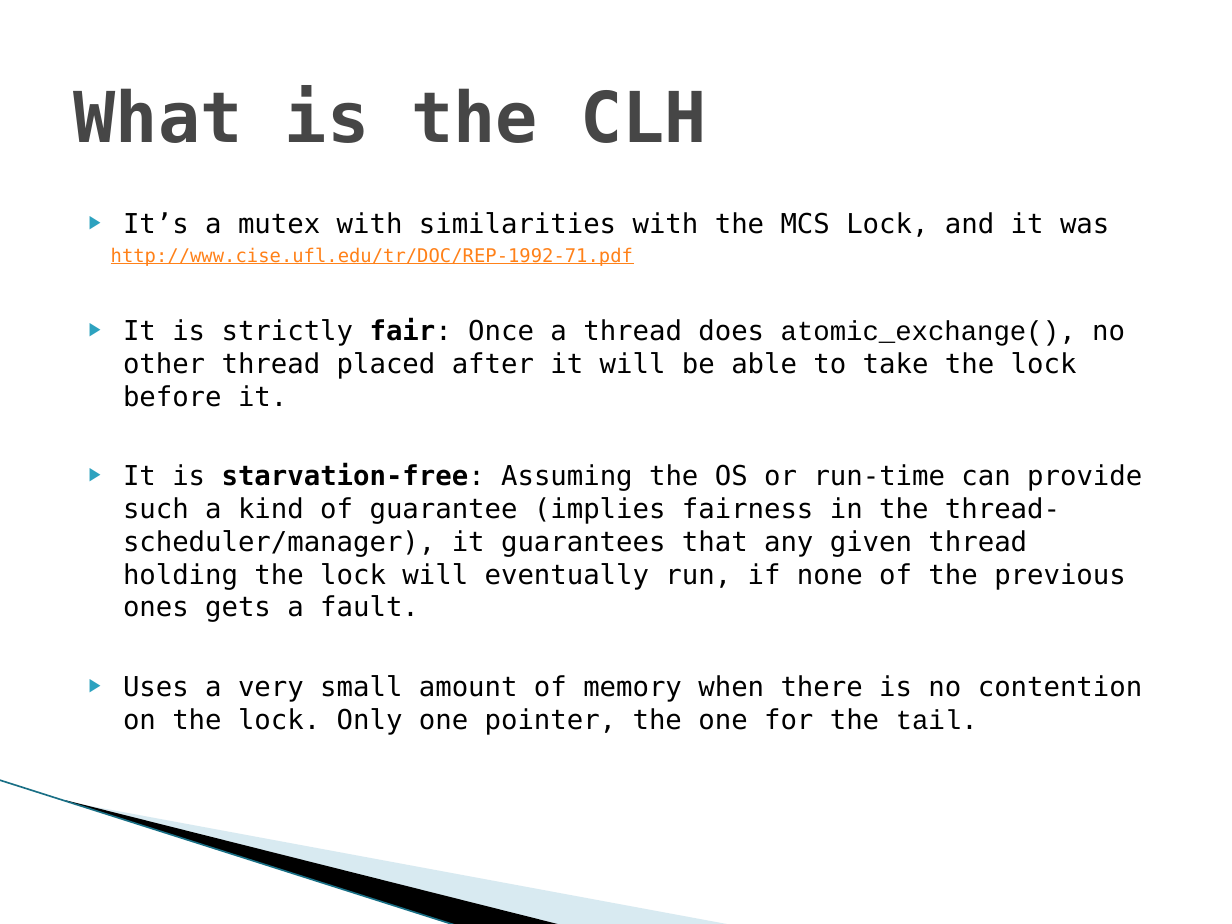
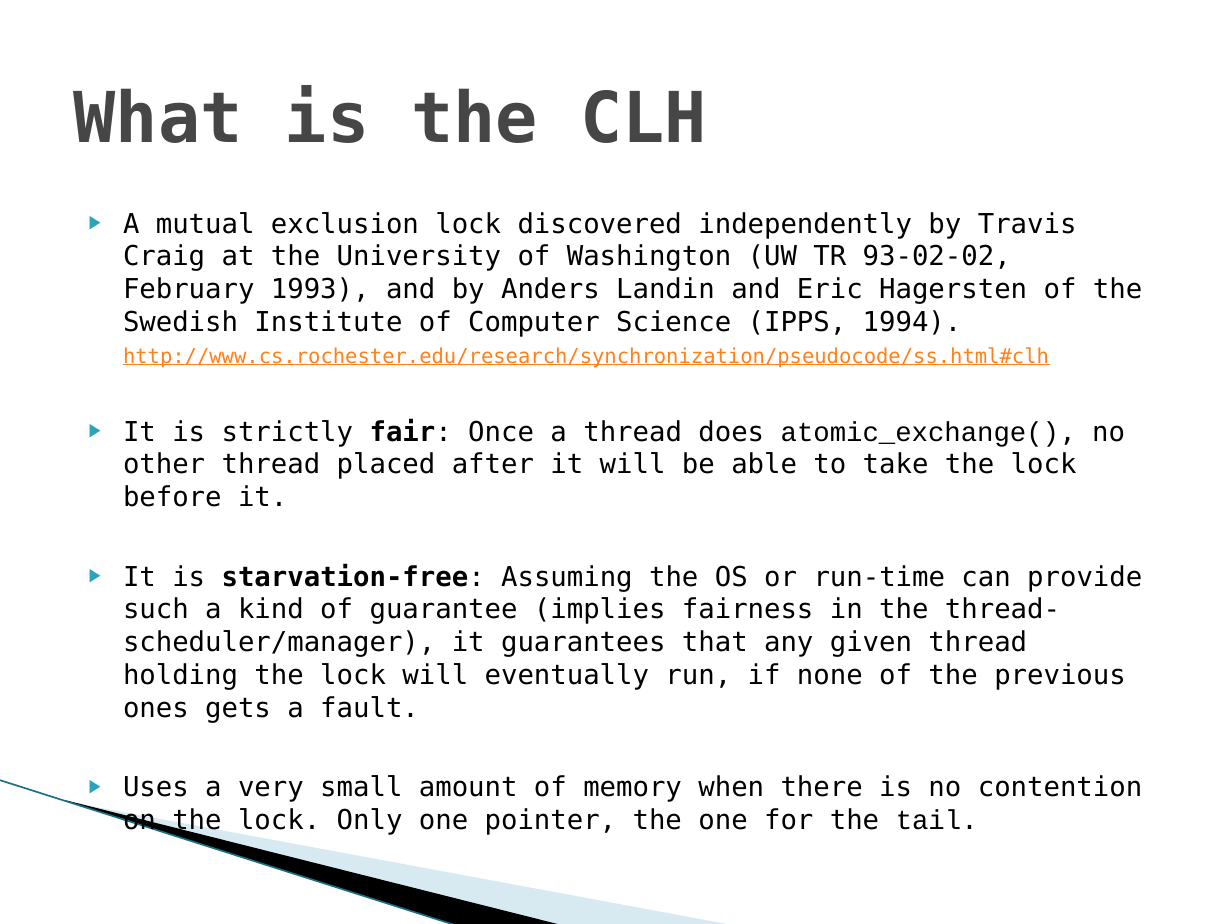
Before and after one commit to pramalhe/ConcurrencyFreaks, a slide deck: slide 2 of Presentations/CLH-Mutex.pptx. Drawn at 1232x924 pixels with LibreOffice and Linux fonts; fonts in the diff are those of the drawing; background and template pictures are left out. Boxes give left, top, right and bottom in pixels: in the first picture for what was removed or moved away, otherwise in the second. Text is boxed around its words. In the diff, an @@ line names an element or a change of style, - is before the commit and + after.

```diff
--- a/Presentations/CLH-Mutex.pptx
+++ b/Presentations/CLH-Mutex.pptx
@@ text at box(123, 212, 1142, 368): text changed @@
-▶ It’s a mutex with similarities with the MCS Lock, and it was
-  http://www.cise.ufl.edu/tr/DOC/REP-1992-71.pdf
+▶ A mutual exclusion lock discovered independently by Travis Craig at the University of Washington (UW TR 93-02-02, February 1993), and by Anders Landin and Eric Hagersten of the Swedish Institute of Computer Science (IPPS, 1994).
+  http://www.cs.rochester.edu/research/synchronization/pseudocode/ss.html#clh
```
Also in this commit, not shown: 1 other slide changed, 2 other files.
